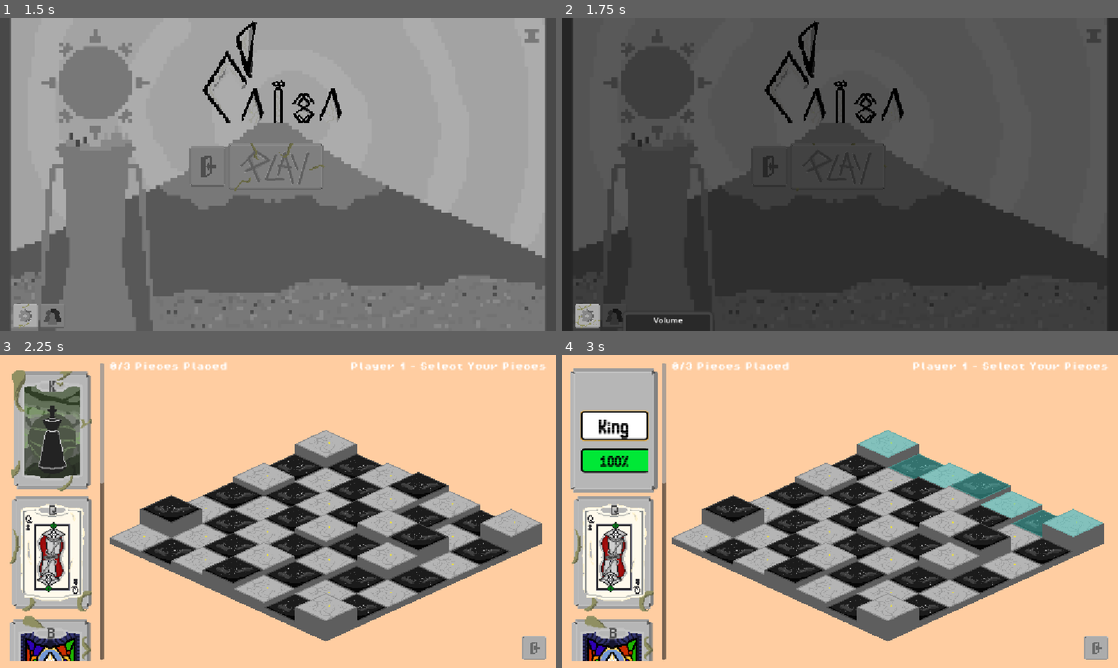
Above: before the commit, frames 1-4 (two rows, left to right).
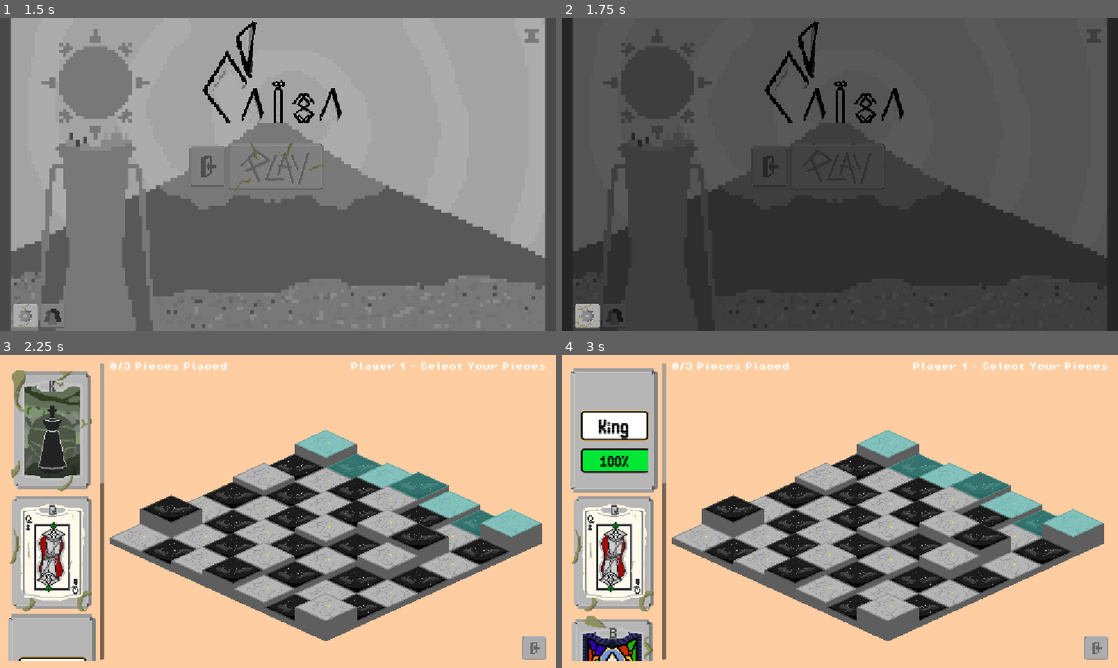
Above: after the commit, the same moments.

Repository: Caiisa-Games/caiisa
Game: Godot game, scene res://scenes/main_menu.tscn
Same seed, same stepped clock (60 frames per second), same inputs: the game is played once before the commit and once after it.
Inputs (mouse positions are in pixels of both pictures, inside the frame that each line leads up to; where the layout moved, square brackets give the same spot in the first picture):
- Up to frame 1 (1.5 s): click (27, 315) at 0.5 s; click (278, 165) at 1.25 s
- Up to frame 2 (1.75 s): no input
- Up to frame 3 (2.25 s): click (83, 658) [133, 583] at 2 s
- Up to frame 4 (3 s): tap Enter at 2.75 s; move the mouse to (573, 373) at 2.77 s; click (573, 373) at 2.92 s

Frame 1 is identical in both runs. In frame 2, less than 0.1% of the frame differs, in the area x 16-22%, y 95-98%; in frame 3, 4.7%, in the area x 1-98%, y 24-98%; in frame 4, nothing differs.

Commit message:
gggb llll

Diff:
--- a/scenes/settings_menu.gd
+++ b/scenes/settings_menu.gd
@@ -51,11 +51,12 @@
 	AudioManager.play_sfx(preload("res://assets/sound/فشردن دکمه های سنگی.mp3"))
 	if $Button/PanelContainer.visible == false:
 		$Button/PanelContainer.visible = true
-		create_tween().tween_property($Button/PanelContainer, "position", Vector2(104, -515), 3).set_trans(Tween.TRANS_BACK)
+		create_tween().tween_property($Button/PanelContainer, "position", Vector2(5, -150), 3).set_trans(Tween.TRANS_BACK)
 	else:
+
+		#$Button/PanelContainer.position.y = 82
+		create_tween().tween_property($Button/PanelContainer, "position", Vector2(5, 82), 3).set_trans(Tween.TRANS_BACK)
+		await get_tree().create_timer(3).timeout
 		$Button/PanelContainer.visible = false
-		$Button/PanelContainer.position.y = 104
-
-
 func _on_button_mouse_entered() -> void:
 	$Button/AnimatedSprite2D.play("hoverr")
--- a/scenes/settings_menu.tscn
+++ b/scenes/settings_menu.tscn
@@ -247,10 +247,10 @@
 auto_translate_mode = 1
 visible = false
 layout_mode = 0
-offset_left = 104.0
-offset_top = 63.0
-offset_right = 278.0
-offset_bottom = 195.0
+offset_left = 5.0
+offset_top = 82.0
+offset_right = 179.0
+offset_bottom = 214.0
 theme = SubResource("Theme_x0dr5")
 
 [node name="VBoxContainer" type="VBoxContainer" parent="Button/PanelContainer"]
